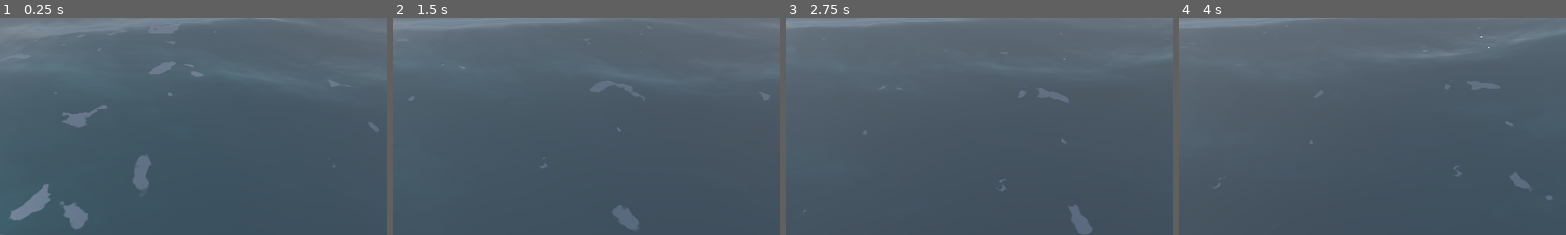
Above: before the commit, frames 1-4 (left to right).
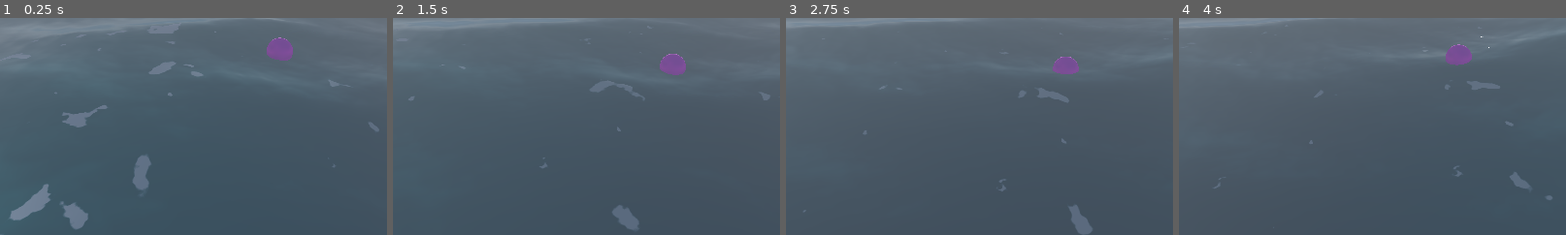
Above: after the commit, the same moments.

Repository: UrHighnez/ocean-simulation
Game: Godot game, scene res://environment/ocean/world.tscn
Two runs of this game, one before a commit and one after it. Both use one fixed random seed, a clock stepped at 60 frames per second and the inputs below.
Inputs:
- Up to frame 1 (0.25 s): no input
- Up to frame 2 (1.5 s): no input
- Up to frame 3 (2.75 s): no input
- Up to frame 4 (4 s): no input
The pictures show only the part of the screen within x 14-64%, y 50-100%; the shares and areas given below are measured in that part.

The runs differ from the first frame. In frame 1, 0.6% of the frame differs, in the area x 68-76%, y 8-20%; in frame 2, 0.5%; in frame 3, 0.4%; in frame 4, 0.5%.

Commit message:
implement buoyancy

Diff:
--- /dev/null
+++ b/project/assets/resources/default_wave_profile.tres
@@ -0,0 +1,7 @@
+[gd_resource type="Resource" script_class="WaveProfile" format=3 uid="uid://d3cuhif8hs61v"]
+
+[ext_resource type="Script" uid="uid://wgvlhiy3robi" path="res://core/managers/wave_profile.gd" id="1_hc4q3"]
+
+[resource]
+script = ExtResource("1_hc4q3")
+metadata/_custom_type_script = "uid://wgvlhiy3robi"
--- a/project/core/managers/ocean_manager.gd
+++ b/project/core/managers/ocean_manager.gd
@@ -2,6 +2,7 @@
 extends Node3D
 
 @export var water_material: ShaderMaterial
+@export var wave_profile: WaveProfile
 
 @export var camera: Camera3D
 @export var chunk_size: float = 50.0
@@ -21,11 +22,28 @@
 		child.queue_free()
 	chunks.clear()
 
+	# WaveProfile -> Shader Uniforms. Profile ist die Quelle der Wahrheit.
+	if wave_profile and water_material:
+		_sync_profile_to_shader()
+		if not wave_profile.changed.is_connected(_sync_profile_to_shader):
+			wave_profile.changed.connect(_sync_profile_to_shader)
+
 	# Generiere das initiale Gitter
 	for x in range(-grid_radius, grid_radius + 1):
 		for z in range(-grid_radius, grid_radius + 1):
 			var chunk_pos = Vector2(x, z)
 			_create_chunk(chunk_pos)
+
+
+func _sync_profile_to_shader() -> void:
+	if not wave_profile or not water_material:
+		return
+	water_material.set_shader_parameter("wind_direction_degrees", wave_profile.wind_direction_degrees)
+	water_material.set_shader_parameter("storm_intensity", wave_profile.storm_intensity)
+	water_material.set_shader_parameter("global_wave_scale", wave_profile.global_wave_scale)
+	water_material.set_shader_parameter("global_steepness", wave_profile.global_steepness)
+	water_material.set_shader_parameter("time_scale", wave_profile.time_scale)
+	water_material.set_shader_parameter("wave_iterations", wave_profile.wave_iterations)
 
 func _create_chunk(grid_pos: Vector2):
 	var chunk = MeshInstance3D.new()
--- /dev/null
+++ b/project/core/managers/wave_profile.gd
@@ -0,0 +1,97 @@
+@tool
+class_name WaveProfile
+extends Resource
+
+# Spiegelt die Wellengeometrie-Uniforms aus ocean.gdshader.
+# Wird sowohl in Shader-Uniforms gepusht als auch CPU-seitig
+# fuer Buoyancy/Physics gesampelt.
+# Resource.changed wird beim Inspector-Edit automatisch emittiert.
+
+@export_range(0.0, 360.0) var wind_direction_degrees: float = 0.0:
+	set(value):
+		wind_direction_degrees = value
+		emit_changed()
+
+@export_range(0.0, 1.0) var storm_intensity: float = 0.2:
+	set(value):
+		storm_intensity = value
+		emit_changed()
+
+@export var global_wave_scale: float = 1.0:
+	set(value):
+		global_wave_scale = value
+		emit_changed()
+
+@export_range(0.0, 1.5) var global_steepness: float = 0.8:
+	set(value):
+		global_steepness = value
+		emit_changed()
+
+@export var time_scale: float = 0.7:
+	set(value):
+		time_scale = value
+		emit_changed()
+
+@export_range(1, 8) var wave_iterations: int = 5:
+	set(value):
+		wave_iterations = value
+		emit_changed()
+
+
+# CPU-Port von calculate_gerstner_wave() aus ocean.gdshader.
+# storm_multiplier ersetzt das pro-Vertex wave_noise-Sampling
+# durch den Mittelwert (noise_val = 0.5 -> mix(0.5, 1.2, 0.5) = 0.85).
+func sample(world_xz: Vector2, time: float) -> Dictionary:
+	var tangent := Vector3(1.0, 0.0, 0.0)
+	var binormal := Vector3(0.0, 0.0, 1.0)
+	var pos := Vector3(world_xz.x, 0.0, world_xz.y)
+
+	var storm_scale: float = lerpf(0.05, 2.5, storm_intensity)
+	var storm_multiplier: float = 0.85 * storm_scale
+
+	var frequency: float = 0.2 / global_wave_scale
+	var amplitude: float = 1.5 * global_wave_scale * storm_multiplier
+	var speed: float = 2.0 * time_scale * lerpf(0.2, 1.8, storm_intensity)
+
+	var wind_dir := Vector2.RIGHT.rotated(deg_to_rad(wind_direction_degrees))
+
+	for i in wave_iterations:
+		var dir := wind_dir.rotated(deg_to_rad(float(i) * 27.5))
+
+		var k: float = frequency
+		var a: float = amplitude
+		var steepness: float = global_steepness / (float(wave_iterations) * a * k)
+
+		var f: float = dir.dot(world_xz) * k - time * speed
+		var sin_f := sin(f)
+		var cos_f := cos(f)
+
+		pos.x += dir.x * (steepness * a * cos_f)
+		pos.z += dir.y * (steepness * a * cos_f)
+		pos.y += a * sin_f
+
+		var wa: float = k * a
+		tangent.x -= dir.x * dir.x * (steepness * wa * sin_f)
+		tangent.y += dir.x * (wa * cos_f)
+		tangent.z -= dir.x * dir.y * (steepness * wa * sin_f)
+
+		binormal.x -= dir.x * dir.y * (steepness * wa * sin_f)
+		binormal.y += dir.y * (wa * cos_f)
+		binormal.z -= dir.y * dir.y * (steepness * wa * sin_f)
+
+		frequency *= 1.8
+		amplitude *= 0.45
+		speed *= 1.1
+
+	return {
+		"position": pos,
+		"normal": binormal.cross(tangent).normalized(),
+	}
+
+
+func sample_height(world_xz: Vector2, time: float) -> float:
+	return (sample(world_xz, time)["position"] as Vector3).y
+
+
+func sample_normal(world_xz: Vector2, time: float) -> Vector3:
+	return sample(world_xz, time)["normal"]
--- /dev/null
+++ b/project/environment/ocean/debug_floater.gd
@@ -0,0 +1,9 @@
+extends Node3D
+@export var profile: WaveProfile
+var time := 0.0
+
+func _process(delta):
+	if not profile: return
+	time += delta
+	global_position.y = profile.sample_height(
+		Vector2(global_position.x, global_position.z), time)
--- a/project/environment/ocean/ocean_manager.tscn
+++ b/project/environment/ocean/ocean_manager.tscn
@@ -3,12 +3,18 @@
 [ext_resource type="Script" uid="uid://c7f4p4jsnn4e0" path="res://core/managers/ocean_manager.gd" id="1_tbrip"]
 [ext_resource type="Material" uid="uid://b2mi1ltn2s2cr" path="res://render/materials/water_material.tres" id="2_2rlpo"]
 [ext_resource type="PlaneMesh" uid="uid://cstnfck2c6cgh" path="res://assets/models/water_high.tres" id="3_mm3f0"]
+[ext_resource type="Script" uid="uid://wgvlhiy3robi" path="res://core/managers/wave_profile.gd" id="3_qafmu"]
 [ext_resource type="PlaneMesh" uid="uid://bdhnlx7isnk4k" path="res://assets/models/water_med.tres" id="4_k3vt1"]
 [ext_resource type="PlaneMesh" uid="uid://bmy2lj2age0ka" path="res://assets/models/water_low.tres" id="5_khhrd"]
+
+[sub_resource type="Resource" id="Resource_i21hf"]
+script = ExtResource("3_qafmu")
+metadata/_custom_type_script = "uid://wgvlhiy3robi"
 
 [node name="OceanManager" type="Node3D" unique_id=1175576111]
 script = ExtResource("1_tbrip")
 water_material = ExtResource("2_2rlpo")
+wave_profile = SubResource("Resource_i21hf")
 mesh_high = ExtResource("3_mm3f0")
 mesh_med = ExtResource("4_k3vt1")
 mesh_low = ExtResource("5_khhrd")
--- a/project/environment/ocean/world.tscn
+++ b/project/environment/ocean/world.tscn
@@ -1,6 +1,9 @@
 [gd_scene format=3 uid="uid://be1cmelatsxrk"]
 
 [ext_resource type="PackedScene" uid="uid://cvaw6kwh8c8f7" path="res://environment/ocean/ocean_manager.tscn" id="1_jhmie"]
+[ext_resource type="Resource" uid="uid://d3cuhif8hs61v" path="res://assets/resources/default_wave_profile.tres" id="2_ihtww"]
+[ext_resource type="Material" uid="uid://b6rnacuidh0nv" path="res://render/materials/default_material.tres" id="2_q5gix"]
+[ext_resource type="Script" uid="uid://p5q2scbuc4hs" path="res://environment/ocean/debug_floater.gd" id="2_tpfd3"]
 
 [sub_resource type="ProceduralSkyMaterial" id="ProceduralSkyMaterial_f3sb7"]
 ground_bottom_color = Color(0.35686275, 0.42352942, 0.49019608, 1)
@@ -17,6 +20,11 @@
 fog_density = 0.02
 fog_aerial_perspective = 1.0
 
+[sub_resource type="SphereMesh" id="SphereMesh_tpfd3"]
+
+[sub_resource type="StandardMaterial3D" id="StandardMaterial3D_ihtww"]
+albedo_color = Color(1, 0, 1, 1)
+
 [node name="World" type="Node3D" unique_id=1617718502]
 
 [node name="Camera3D" type="Camera3D" parent="." unique_id=1378428987]
@@ -28,4 +36,15 @@
 environment = SubResource("Environment_fj7yv")
 
 [node name="OceanManager" parent="." unique_id=1175576111 node_paths=PackedStringArray("camera") instance=ExtResource("1_jhmie")]
+wave_profile = ExtResource("2_ihtww")
 camera = NodePath("../Camera3D")
+
+[node name="Node3D" type="Node3D" parent="." unique_id=2023941901]
+transform = Transform3D(1, 0, 0, 0, 1, 0, 0, 0, 1, 0, 0, 10)
+script = ExtResource("2_tpfd3")
+profile = ExtResource("2_ihtww")
+
+[node name="DebugSphere" type="MeshInstance3D" parent="Node3D" unique_id=987926447]
+material_override = ExtResource("2_q5gix")
+mesh = SubResource("SphereMesh_tpfd3")
+surface_material_override/0 = SubResource("StandardMaterial3D_ihtww")
--- /dev/null
+++ b/project/render/materials/default_material.tres
@@ -0,0 +1,4 @@
+[gd_resource type="StandardMaterial3D" format=3 uid="uid://b6rnacuidh0nv"]
+
+[resource]
+albedo_color = Color(1, 0, 1, 1)
Not shown, added: project/core/managers/wave_profile.gd.uid
Not shown, added: project/environment/ocean/debug_floater.gd.uid
